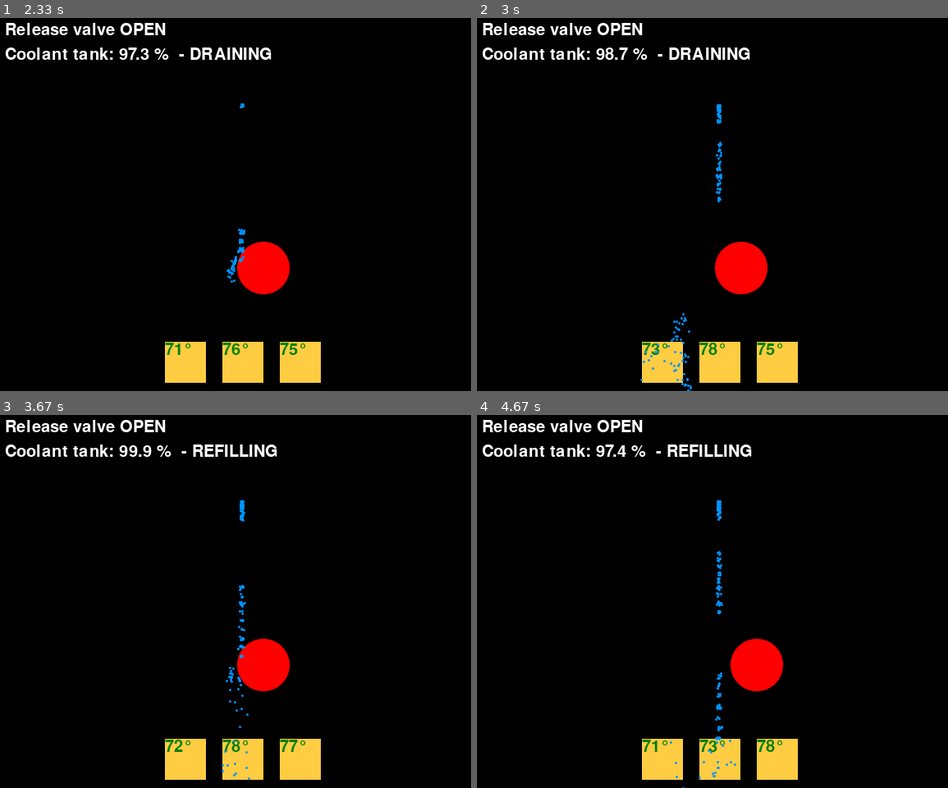
Above: before the commit, frames 1-4 (two rows, left to right).
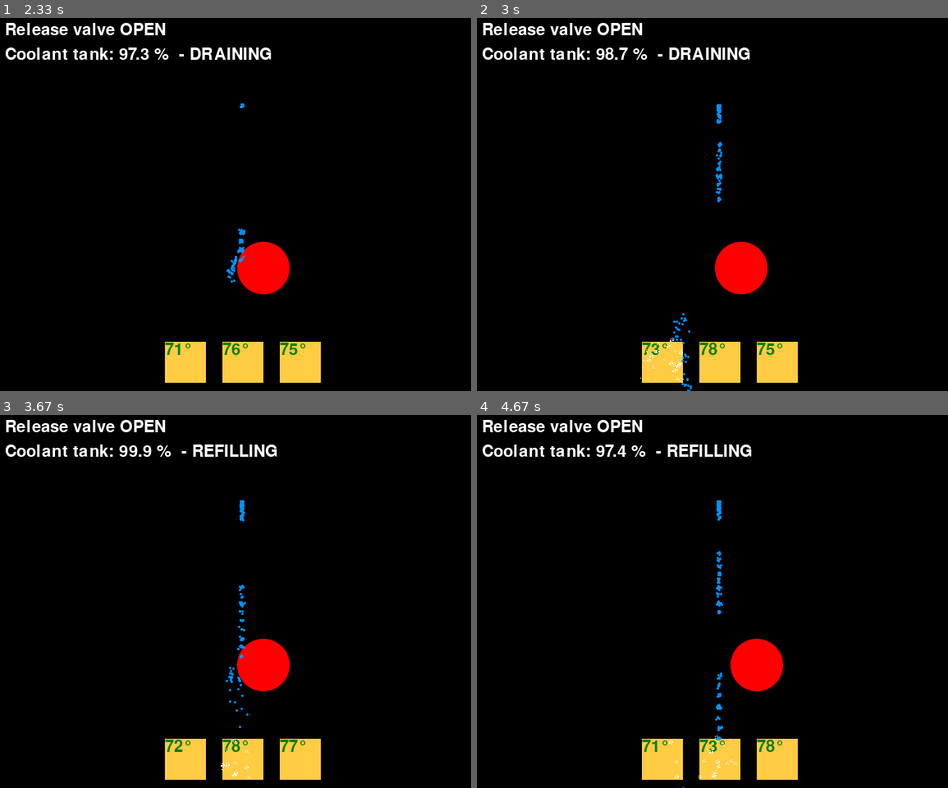
Above: after the commit, the same moments.

Repository: rkibria/Pygame-Community-Easter-Jam-2023
Game: pygame game, started from main.py
Two runs of this game, one before a commit and one after it. Both use one fixed random seed, a clock stepped at 60 frames per second and the inputs below.
Inputs:
- Up to frame 1 (2.33 s): tap Space at 0.33, 1.23, 1.53, 2.3 s; hold D 0.67-1.13 s; hold D 1.17-1.63 s; hold A from 2.23 s (still down)
- Up to frame 2 (3 s): tap Space at 2.6, 2.73 s; release A at 2.63 s; hold D from 2.67 s (still down)
- Up to frame 3 (3.67 s): tap Space at 3.03, 3.4 s; release D at 3.3 s; hold A from 3.33 s (still down)
- Up to frame 4 (4.67 s): tap Space at 3.7, 3.9, 4.2, 4.4 s; release A at 3.8 s; hold D 3.83-4.3 s; hold D from 4.33 s (still down)

Frame 1 is identical in both runs. In frame 2, 0.1% of the frame differs, in the area x 34-44%, y 85-98%; in frame 3, less than 0.1%; in frame 4, less than 0.1%.

Commit message:
animate splashes

Diff:
--- a/main.py
+++ b/main.py
@@ -130,14 +130,15 @@
                             break
 
 def draw_splashes(surface, game_state):
-    img = game_state["splash_img"]
+    imgs = game_state["splash_img"]
     for splash in game_state["splashes"]:
         if splash[1] > 0:
-            splash[1] -= 1
             pos = splash[0]
+            img = imgs[splash[1] - 1]
             scr_pos = (int(pos.x - img.get_width() / 2), SCR_HEIGHT - int(pos.y + img.get_height() / 2))
             surface.blit(img, scr_pos)
             pos.y += 2
+            splash[1] -= 1
 
 def draw_particles(surface, particles):
     """Draw all enabled particles"""
@@ -162,6 +163,8 @@
     target_img = pg.image.load("assets/target_1.png").convert_alpha()
     min_temp = 70.0
     max_reservoir = 30.0
+    splash_ss = SpriteSheet("assets/splash.png")
+
     game_state = {
         "state": STATE_START,
         "start_img": pg.image.load("assets/title.png").convert_alpha(),
@@ -199,7 +202,7 @@
         "target_x_range": (190, 450),
 
         "splashes": [[Vector2(), 0] for _ in range(50)], # pos,count
-        "splash_img": pg.image.load("assets/blue_spot_3x3.png").convert_alpha(),
+        "splash_img": [splash_ss.get_image(0, i*8, 8, 8) for i in range(3)],
     }
 
     set_valve_text(game_state)
Binary file added: assets/splash.png
